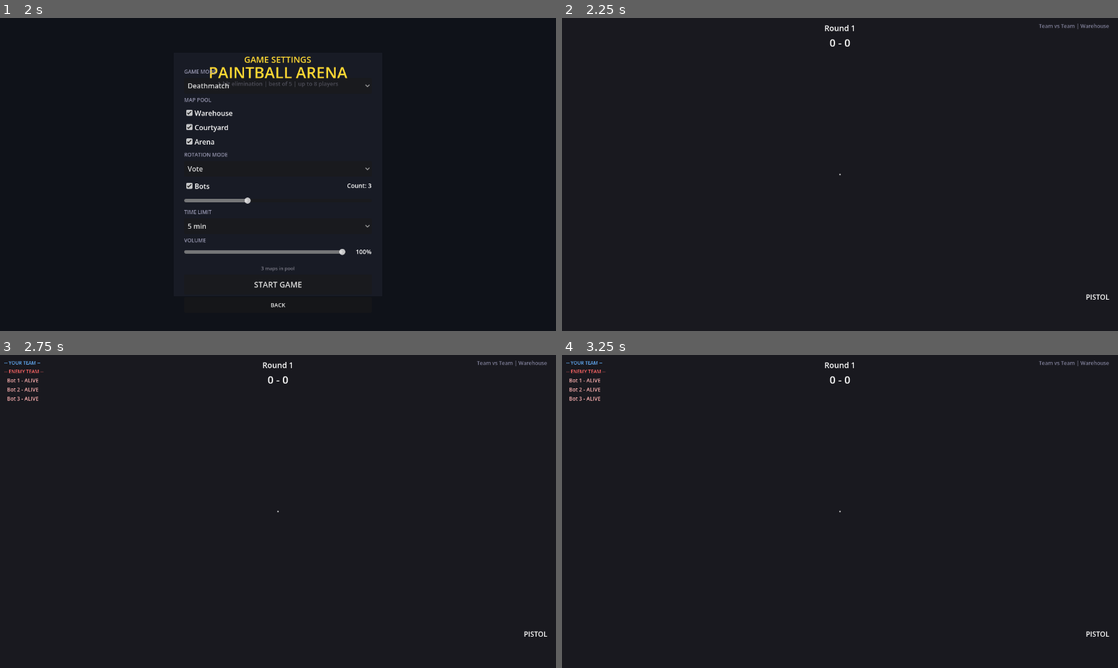
Above: before the commit, frames 1-4 (two rows, left to right).
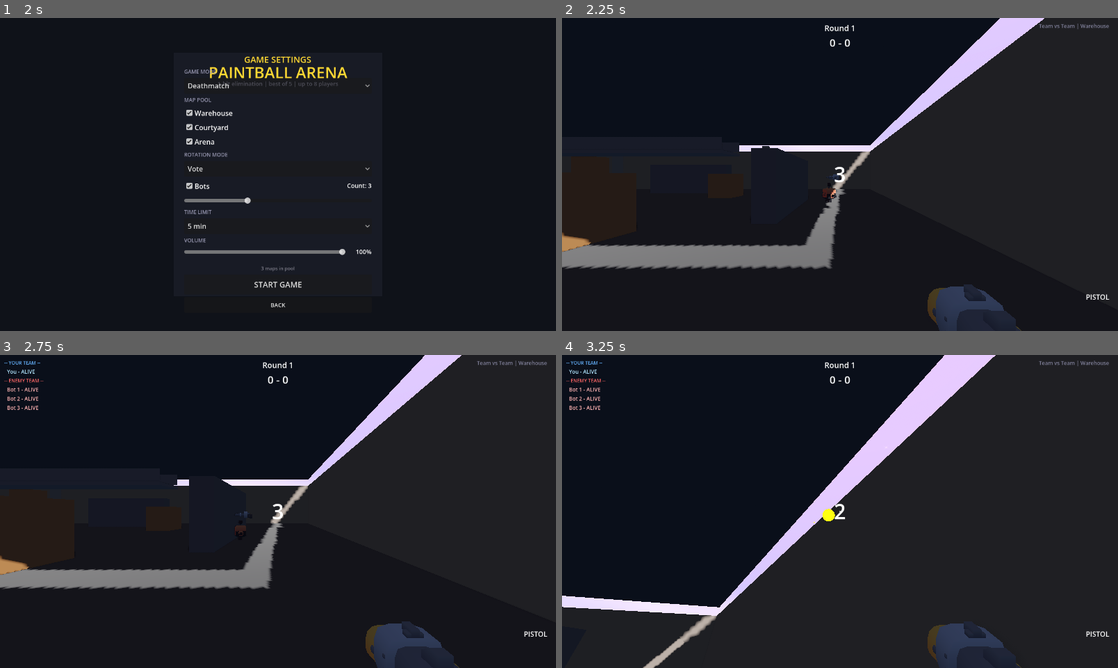
Above: after the commit, the same moments.

Repository: curlyphries/paintball
Game: Godot game, scene res://scenes/main_menu.tscn
Same seed, same stepped clock (60 frames per second), same inputs: the game is played once before the commit and once after it.
Inputs (mouse positions are in pixels of both pictures, inside the frame that each line leads up to):
- Up to frame 1 (2 s): click (278, 105) at 0.52 s; type "Alex" at 0.6 s; click (255, 202) at 0.75 s; type "12" at 0.83 s; click "PLAY SOLO" at 1.25 s
- Up to frame 2 (2.25 s): click "START GAME" at 2 s
- Up to frame 3 (2.75 s): no input
- Up to frame 4 (3.25 s): tap Enter at 2.75 s; move the mouse to (962, 495) at 2.77 s; press the mouse at (962, 495) at 2.78 s; hold D (move_right) from 2.78 s (still down); tap Space (jump) at 3.02 s; tap Shift (sprint) at 3.05 s

Frame 1 is identical in both runs. In frame 2, 7.9% of the frame differs, in the area x 0-87%, y 0-100%; in frame 3, 6.9%; in frame 4, 6.8%.
Error before the commit: Parse Error: Cannot infer the type of "bob_y" variable because the value doesn't have a set type. (res://scripts/player.gd:294)

Commit message:
revert: undo feel changes that broke movement and shooting

Diff:
--- a/scripts/game_state.gd
+++ b/scripts/game_state.gd
@@ -41,11 +41,11 @@
 
 # Weapon data
 var weapons: Dictionary = {
-	"pistol": {"damage": 1, "fire_rate": 0.4, "magazine": 12, "reload_time": 1.5, "speed": 40.0, "pellets": 1, "spread": 0.01, "color": Color.YELLOW, "recoil": 0.04},
-	"rifle": {"damage": 1, "fire_rate": 0.15, "magazine": 30, "reload_time": 2.0, "speed": 60.0, "pellets": 1, "spread": 0.005, "color": Color.GREEN, "recoil": 0.025},
-	"sniper": {"damage": 1, "fire_rate": 1.5, "magazine": 5, "reload_time": 3.0, "speed": 100.0, "pellets": 1, "spread": 0.0, "color": Color.PURPLE, "recoil": 0.10},
-	"shotgun": {"damage": 1, "fire_rate": 0.8, "magazine": 8, "reload_time": 2.5, "speed": 30.0, "pellets": 6, "spread": 0.08, "color": Color.RED, "recoil": 0.08},
-	"smg": {"damage": 1, "fire_rate": 0.08, "magazine": 45, "reload_time": 2.0, "speed": 50.0, "pellets": 1, "spread": 0.03, "color": Color.CYAN, "recoil": 0.015}
+	"pistol": {"damage": 1, "fire_rate": 0.4, "magazine": 12, "reload_time": 1.5, "speed": 40.0, "pellets": 1, "spread": 0.01, "color": Color.YELLOW},
+	"rifle": {"damage": 1, "fire_rate": 0.15, "magazine": 30, "reload_time": 2.0, "speed": 60.0, "pellets": 1, "spread": 0.005, "color": Color.GREEN},
+	"sniper": {"damage": 1, "fire_rate": 1.5, "magazine": 5, "reload_time": 3.0, "speed": 100.0, "pellets": 1, "spread": 0.0, "color": Color.PURPLE},
+	"shotgun": {"damage": 1, "fire_rate": 0.8, "magazine": 8, "reload_time": 2.5, "speed": 30.0, "pellets": 6, "spread": 0.08, "color": Color.RED},
+	"smg": {"damage": 1, "fire_rate": 0.08, "magazine": 45, "reload_time": 2.0, "speed": 50.0, "pellets": 1, "spread": 0.03, "color": Color.CYAN}
 }
 
 func get_weapon_data(weapon_name: String) -> Dictionary:
--- a/scripts/player.gd
+++ b/scripts/player.gd
@@ -2,24 +2,18 @@
 extends CharacterBody3D
 
 # Movement constants
-const WALK_SPEED := 6.5
-const SPRINT_SPEED := 10.0
-const CROUCH_SPEED := 3.0
-const JUMP_VELOCITY := 5.5
-const GRAVITY := 16.0
+const WALK_SPEED := 5.0
+const SPRINT_SPEED := 8.0
+const CROUCH_SPEED := 2.5
+const JUMP_VELOCITY := 4.5
+const GRAVITY := 9.8
 const MOUSE_SENSITIVITY := 0.002
-const ACCEL := 18.0
-const FRICTION := 14.0
-const AIR_ACCEL := 6.0
 
 # Camera
 const CAMERA_DISTANCE_TPS := 3.5
 const CAMERA_HEIGHT_TPS := 1.8
 const CAMERA_DISTANCE_FPS := 0.0
 const CAMERA_HEIGHT_FPS := 1.6
-const BASE_FOV := 90.0
-const SPRINT_FOV := 95.0
-const SHOOT_FOV_KICK := 3.0
 
 # Cached node refs
 var _hud: Control = null
@@ -32,13 +26,6 @@
 var player_id := 0
 var team := 0  # 0 = player team, 1 = bot team
 var is_right_clicking := false
-
-# Feel — camera bob, tilt, recoil, shake
-var _bob_time := 0.0
-var _recoil_pitch := 0.0
-var _shake_amount := 0.0
-var _fov_target := BASE_FOV
-var _was_on_floor := false
 
 # Weapons
 var available_weapons: Array[String] = ["pistol", "rifle", "sniper", "shotgun", "smg"]
@@ -105,28 +92,21 @@
 func _physics_process(delta: float) -> void:
 	if is_dead:
 		return
-
 	if _is_chat_active():
+		# Stop movement while chatting but still apply gravity
 		if not is_on_floor():
 			velocity.y -= GRAVITY * delta
-		velocity.x = move_toward(velocity.x, 0, FRICTION * delta)
-		velocity.z = move_toward(velocity.z, 0, FRICTION * delta)
+		velocity.x = 0
+		velocity.z = 0
 		move_and_slide()
 		return
 
-	var on_floor := is_on_floor()
-
-	# Landing impact — FOV dip
-	if on_floor and not _was_on_floor:
-		_fov_target = BASE_FOV - 4.0
-	_was_on_floor = on_floor
-
 	# Gravity
-	if not on_floor:
+	if not is_on_floor():
 		velocity.y -= GRAVITY * delta
 
 	# Jump
-	if Input.is_action_just_pressed("jump") and on_floor:
+	if Input.is_action_just_pressed("jump") and is_on_floor():
 		velocity.y = JUMP_VELOCITY
 
 	# Sprint / crouch
@@ -139,7 +119,7 @@
 		if is_crouching:
 			end_crouch()
 
-	# Movement with acceleration / friction
+	# Movement
 	var speed := WALK_SPEED
 	if is_sprinting:
 		speed = SPRINT_SPEED
@@ -148,34 +128,15 @@
 
 	var input_dir := Input.get_vector("move_left", "move_right", "move_forward", "move_back")
 	var direction := (transform.basis * Vector3(input_dir.x, 0, input_dir.y)).normalized()
-	var accel := ACCEL if on_floor else AIR_ACCEL
-	var friction := FRICTION if on_floor else 2.0
 
 	if direction:
-		velocity.x = move_toward(velocity.x, direction.x * speed, accel * delta)
-		velocity.z = move_toward(velocity.z, direction.z * speed, accel * delta)
-	else:
-		velocity.x = move_toward(velocity.x, 0, friction * delta)
-		velocity.z = move_toward(velocity.z, 0, friction * delta)
+		velocity.x = direction.x * speed
+		velocity.z = direction.z * speed
+	else:
+		velocity.x = move_toward(velocity.x, 0, speed * delta * 10.0)
+		velocity.z = move_toward(velocity.z, 0, speed * delta * 10.0)
 
 	move_and_slide()
-
-	# Shooting (in physics_process for frame-accurate hit timing)
-	if not _is_chat_active():
-		if Input.is_action_just_pressed("shoot"):
-			var bots := get_tree().get_nodes_in_group("bot")
-			for bot in bots:
-				if bot.is_dead:
-					continue
-				if global_position.distance_to(bot.global_position) < 2.5:
-					bot.take_hit(player_id)
-		if Input.is_action_pressed("shoot"):
-			var origin := camera_pivot.global_position
-			var dir := -camera_pivot.global_transform.basis.z
-			weapon.fire(origin, dir)
-
-	# Camera feel update
-	_update_feel(delta)
 
 func start_crouch() -> void:
 	is_crouching = true
@@ -252,11 +213,27 @@
 	global_position = spawn_position
 	velocity = Vector3.ZERO
 
-func _process(delta: float) -> void:
+func _process(_delta: float) -> void:
 	if is_dead:
 		return
 	if _is_chat_active():
 		return
+
+	# Melee range check — if a bot is right on top of us, next shot eliminates them
+	if Input.is_action_just_pressed("shoot"):
+		var bots = get_tree().get_nodes_in_group("bot")
+		for bot in bots:
+			if bot.is_dead:
+				continue
+			var dist = global_position.distance_to(bot.global_position)
+			if dist < 2.5:
+				bot.take_hit(player_id)
+
+	# Shooting
+	if Input.is_action_pressed("shoot"):
+		var origin = camera_pivot.global_position
+		var direction = -camera_pivot.global_transform.basis.z
+		weapon.fire(origin, direction)
 
 	# Reload
 	if Input.is_action_just_pressed("reload"):
@@ -280,50 +257,6 @@
 		current_weapon_index = (current_weapon_index - 1 + available_weapons.size()) % available_weapons.size()
 		switch_weapon(current_weapon_index)
 
-func _update_feel(delta: float) -> void:
-	if not is_first_person:
-		return
-
-	var horiz_speed := Vector2(velocity.x, velocity.z).length()
-	var is_moving := horiz_speed > 0.5 and is_on_floor()
-
-	# Camera bob on weapon holder
-	if is_moving:
-		_bob_time += delta * (2.2 if is_sprinting else 1.6)
-		var bob_x := sin(_bob_time * 2.0) * 0.006
-		var bob_y := abs(sin(_bob_time)) * 0.008
-		weapon_holder.position = weapon_holder.position.lerp(Vector3(bob_x, bob_y, 0.0), 12.0 * delta)
-	else:
-		weapon_holder.position = weapon_holder.position.lerp(Vector3.ZERO, 8.0 * delta)
-
-	# Strafe tilt
-	var input_dir := Input.get_vector("move_left", "move_right", "move_forward", "move_back")
-	var tilt_target := -input_dir.x * 0.035
-	camera_pivot.rotation.z = lerp(camera_pivot.rotation.z, tilt_target, 8.0 * delta)
-
-	# Recoil recovery
-	_recoil_pitch = lerp(_recoil_pitch, 0.0, 12.0 * delta)
-	camera_pivot.rotation.x += _recoil_pitch * delta
-	camera_pivot.rotation.x = clamp(camera_pivot.rotation.x, -1.2, 1.2)
-
-	# Screen shake decay
-	if _shake_amount > 0.0:
-		_shake_amount = lerpf(_shake_amount, 0.0, 16.0 * delta)
-		camera.position.x = randf_range(-_shake_amount, _shake_amount)
-		camera.position.y = randf_range(-_shake_amount, _shake_amount)
-	else:
-		camera.position = Vector3.ZERO
-
-	# FOV — sprint widens, shoot kicks, landing dips, recovers to base
-	var fov_goal := SPRINT_FOV if is_sprinting else BASE_FOV
-	_fov_target = lerpf(_fov_target, fov_goal, 8.0 * delta)
-	camera.fov = lerpf(camera.fov, _fov_target, 20.0 * delta)
-
-func apply_recoil(kick: float) -> void:
-	_recoil_pitch -= kick
-	_shake_amount = clampf(kick * 0.4, 0.0, 0.012)
-	_fov_target = BASE_FOV - SHOOT_FOV_KICK
-
 func switch_weapon(index: int) -> void:
 	if index < 0 or index >= available_weapons.size():
 		return
@@ -336,12 +269,10 @@
 	GameState.record_shot_fired(player_id)
 	var projectile = preload("res://scenes/projectile.tscn").instantiate()
 	projectile.initialize(direction, spd, color, player_id, self)
+	# Add to tree first, then set position (global_position requires being in tree)
 	get_tree().root.get_node("Main/World").add_child(projectile)
 	var spawn_pos = pos + direction.normalized() * 1.0
 	projectile.global_position = spawn_pos
-
-	# Camera recoil kick
-	apply_recoil(weapon.weapon_data.get("recoil", 0.03))
 
 	# Broadcast shot over network
 	var game_sync = get_node_or_null("/root/Main/GameSync")
